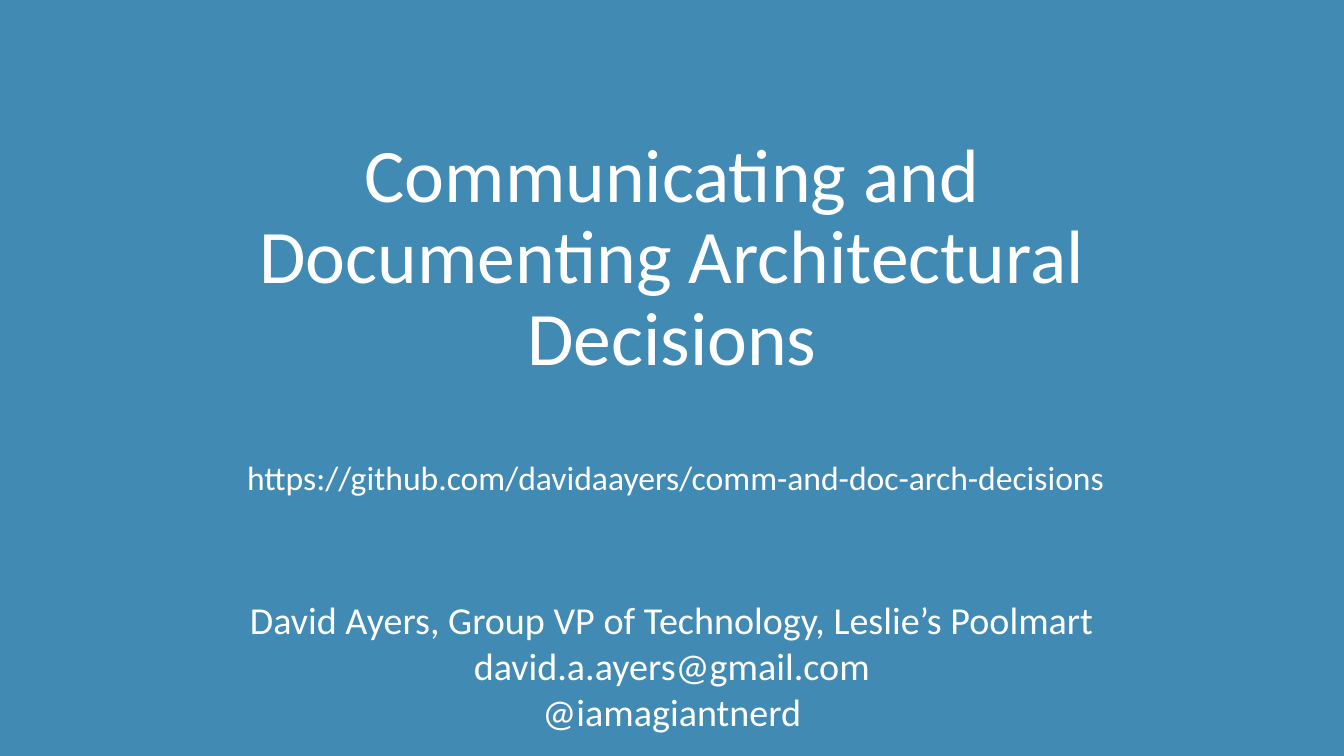
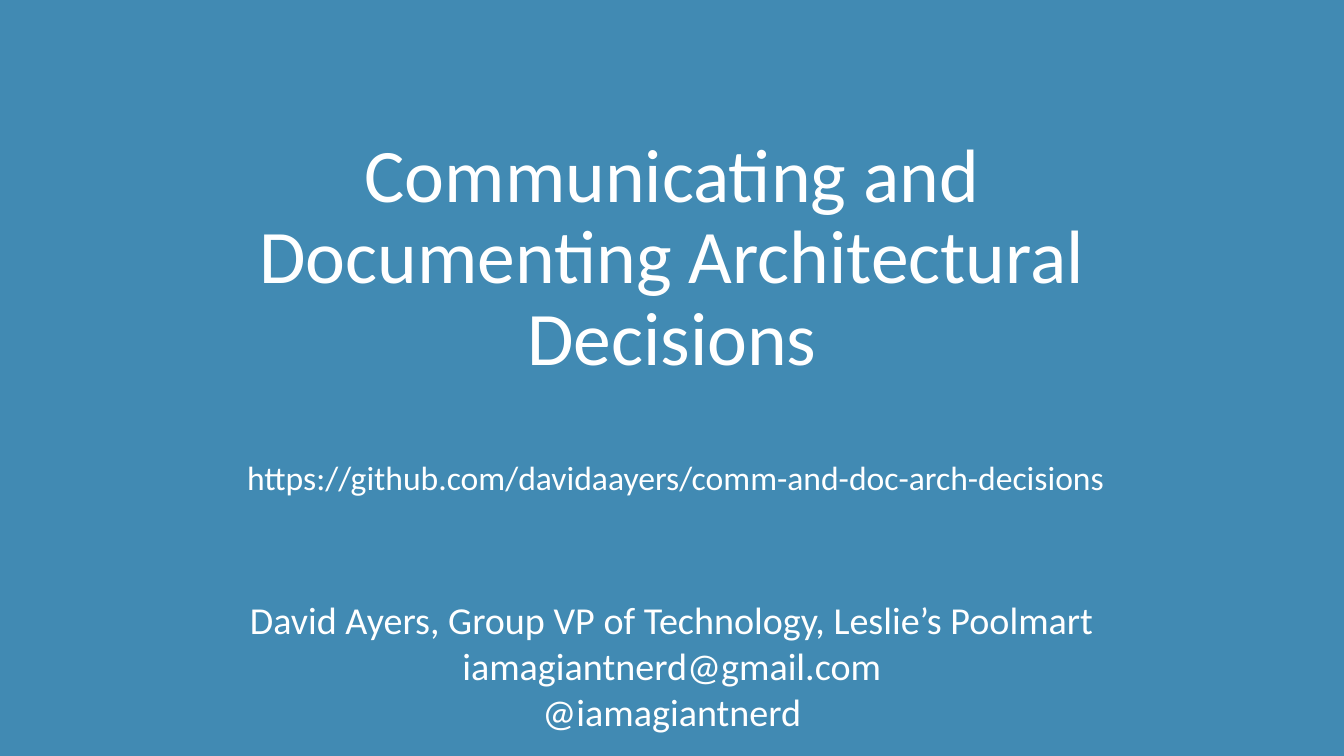
Before and after one commit to davidaayers/comm-and-doc-arch-decisions, a slide deck: slide 67 of comm-and-doc-arch-decisions.pptx. Drawn at 1344x756 pixels with LibreOffice and Linux fonts; fonts in the diff are those of the drawing. Boxes give left, top, right and bottom in pixels: in the first picture for what was removed or moved away, otherwise in the second. Text is boxed around its words. In the diff, an @@ line names an element or a change of style, - is before the commit and + after.

```diff
--- a/comm-and-doc-arch-decisions.pptx
+++ b/comm-and-doc-arch-decisions.pptx
@@ subtitle at (462, 653, 881, 687): text changed @@
-david.a.ayers@gmail.com
+iamagiantnerd@gmail.com
```
Also in this commit, not shown: 2 other slides changed.
